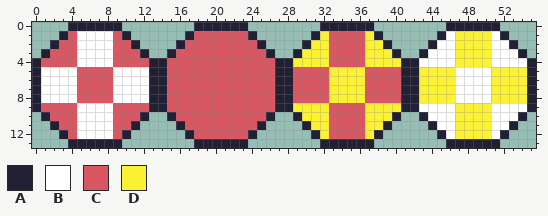
File history of a pixel-art sprite, resources/sprites/inventory/inventory-energy.png. Above, as it was before the edit.
The file is 56x14 pixels.
Palette (. is transparent): A #222034  B #ffffff  C #d95763  D #fbf236
Pixels before, first column x 0:
 0 ....AAAAAA........AAAAAA........AAAAAA........AAAAAA....
 1 ...ACBBBBCA......ACCCCCCA......ADCCCCDA......ABDDDDBA...
 2 ..ACCBBBBCCA....ACCCCCCCCA....ADDCCCCDDA....ABBDDDDBBA..
 3 .ACCCBBBBCCCA..ACCCCCCCCCCA..ADDDCCCCDDDA..ABBBDDDDBBBA.
 4 ACCCCBBBBCCCCAACCCCCCCCCCCCAADDDDCCCCDDDDAABBBBDDDDBBBBA
 5 ABBBBCCCCBBBBAACCCCCCCCCCCCAACCCCDDDDCCCCAADDDDBBBBDDDDA
 6 ABBBBCCCCBBBBAACCCCCCCCCCCCAACCCCDDDDCCCCAADDDDBBBBDDDDA
 7 ABBBBCCCCBBBBAACCCCCCCCCCCCAACCCCDDDDCCCCAADDDDBBBBDDDDA
 8 ABBBBCCCCBBBBAACCCCCCCCCCCCAACCCCDDDDCCCCAADDDDBBBBDDDDA
 9 ACCCCBBBBCCCCAACCCCCCCCCCCCAADDDDCCCCDDDDAABBBBDDDDBBBBA
10 .ACCCBBBBCCCA..ACCCCCCCCCCA..ADDDCCCCDDDA..ABBBDDDDBBBA.
11 ..ACCBBBBCCA....ACCCCCCCCA....ADDCCCCDDA....ABBDDDDBBA..
12 ...ACBBBBCA......ACCCCCCA......ADCCCCDA......ABDDDDBA...
13 ....AAAAAA........AAAAAA........AAAAAA........AAAAAA....
The result:
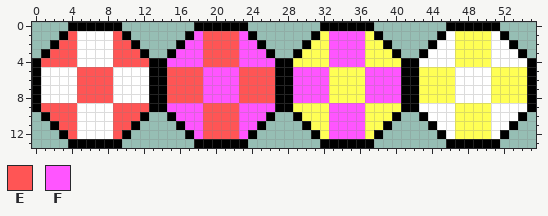
Colours new in this view: E #ff5555  F #ff55ff
Diff:
{"colour":"A","old":"#222034","new":"#000000"}
{"colour":"D","old":"#fbf236","new":"#ffff55"}
{"y":1,"x":4,"old":"C","new":"E"}
{"y":1,"x":9,"old":"C","new":"E"}
{"y":1,"x":18,"old":"CCCCCC","new":"FEEEEF"}
{"y":1,"x":33,"old":"CCCC","new":"FFFF"}
{"y":2,"x":3,"old":"CC","new":"EE"}
{"y":2,"x":9,"old":"CC","new":"EE"}
{"y":2,"x":17,"old":"CCCCCCCC","new":"FFEEEEFF"}
{"y":2,"x":33,"old":"CCCC","new":"FFFF"}
{"y":3,"x":2,"old":"CCC","new":"EEE"}
{"y":3,"x":9,"old":"CCC","new":"EEE"}
{"y":3,"x":16,"old":"CCCCCCCCCC","new":"FFFEEEEFFF"}
{"y":3,"x":33,"old":"CCCC","new":"FFFF"}
{"y":4,"x":1,"old":"CCCC","new":"EEEE"}
{"y":4,"x":9,"old":"CCCC","new":"EEEE"}
{"y":4,"x":15,"old":"CCCCCCCCCCCC","new":"FFFFEEEEFFFF"}
{"y":4,"x":33,"old":"CCCC","new":"FFFF"}
{"y":5,"x":5,"old":"CCCC","new":"EEEE"}
{"y":5,"x":15,"old":"CCCCCCCCCCCC","new":"EEEEFFFFEEEE"}
{"y":5,"x":29,"old":"CCCC","new":"FFFF"}
{"y":5,"x":37,"old":"CCCC","new":"FFFF"}
{"y":6,"x":5,"old":"CCCC","new":"EEEE"}
{"y":6,"x":15,"old":"CCCCCCCCCCCC","new":"EEEEFFFFEEEE"}
{"y":6,"x":29,"old":"CCCC","new":"FFFF"}
{"y":6,"x":37,"old":"CCCC","new":"FFFF"}
{"y":7,"x":5,"old":"CCCC","new":"EEEE"}
{"y":7,"x":15,"old":"CCCCCCCCCCCC","new":"EEEEFFFFEEEE"}
{"y":7,"x":29,"old":"CCCC","new":"FFFF"}
{"y":7,"x":37,"old":"CCCC","new":"FFFF"}
{"y":8,"x":5,"old":"CCCC","new":"EEEE"}
{"y":8,"x":15,"old":"CCCCCCCCCCCC","new":"EEEEFFFFEEEE"}
{"y":8,"x":29,"old":"CCCC","new":"FFFF"}
{"y":8,"x":37,"old":"CCCC","new":"FFFF"}
{"y":9,"x":1,"old":"CCCC","new":"EEEE"}
{"y":9,"x":9,"old":"CCCC","new":"EEEE"}
{"y":9,"x":15,"old":"CCCCCCCCCCCC","new":"FFFFEEEEFFFF"}
{"y":9,"x":33,"old":"CCCC","new":"FFFF"}
{"y":10,"x":2,"old":"CCC","new":"EEE"}
{"y":10,"x":9,"old":"CCC","new":"EEE"}
{"y":10,"x":16,"old":"CCCCCCCCCC","new":"FFFEEEEFFF"}
{"y":10,"x":33,"old":"CCCC","new":"FFFF"}
{"y":11,"x":3,"old":"CC","new":"EE"}
{"y":11,"x":9,"old":"CC","new":"EE"}
{"y":11,"x":17,"old":"CCCCCCCC","new":"FFEEEEFF"}
{"y":11,"x":33,"old":"CCCC","new":"FFFF"}
{"y":12,"x":4,"old":"C","new":"E"}
{"y":12,"x":9,"old":"C","new":"E"}
{"y":12,"x":18,"old":"CCCCCC","new":"FEEEEF"}
{"y":12,"x":33,"old":"CCCC","new":"FFFF"}
